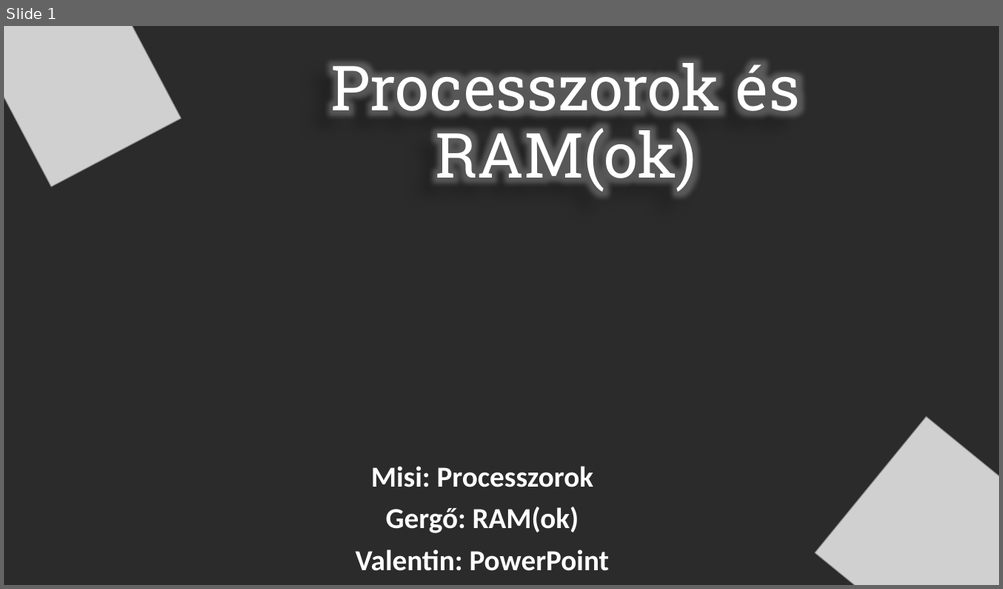
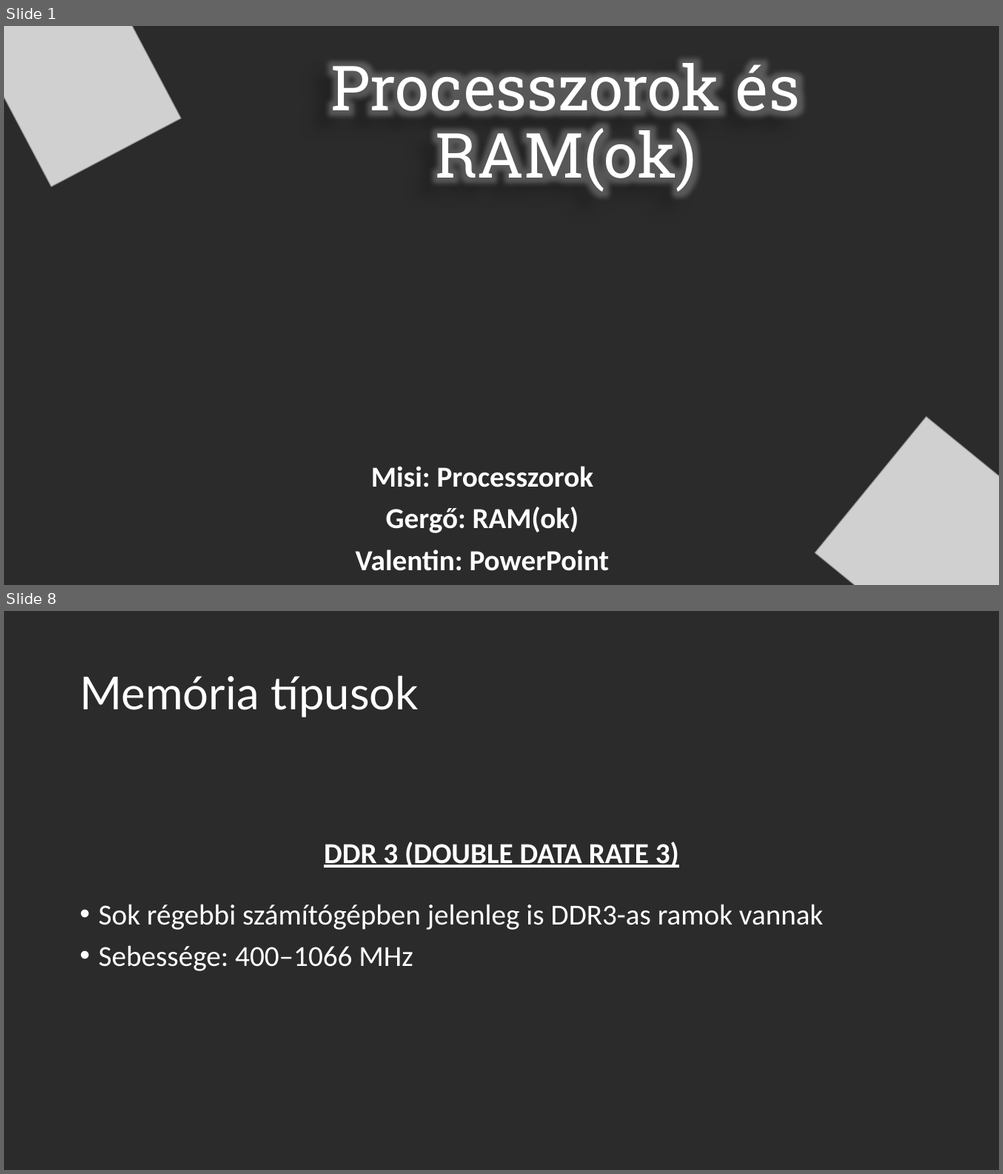
Before and after one commit to OsziMisi/Jozsika, a slide deck: processzor + memoria.pptx. Shown one above the other, each under a label of ours: slide 1 before the commit, slides 1 and 8 after it; the slides between them are not shown. The pictures are 1003x589 and 1003x1174 pixels, drawn with LibreOffice and Linux fonts; fonts in the diff are those of the drawing; grey boxes stand for pictures; background and template pictures are left out; a plain dark background stands for a picture behind light text. Boxes give left, top, right and bottom in pixels: in the first picture for what was removed or moved away, otherwise in the second. Text is boxed around its words. In the diff, an @@ line names an element or a change of style, - is before the commit and + after.

Commit message:
Információk a RAM típusokról 1. felvonás (PPT)

```diff
--- a/processzor + memoria.pptx
+++ b/processzor + memoria.pptx
@@ slide 8 added at (4, 611, 999, 1170), background picture (left out) @@
@@ title added at (79, 675, 418, 718), 44 pt, text #FFFFFF @@
+Memória típusok
@@ text added at (324, 842, 679, 868), 28 pt, text #FFFFFF, bold, underline @@
+DDR 3 (DOUBLE DATA RATE 3)
@@ text added at (99, 904, 823, 971), 28 pt, text #FFFFFF @@
+• Sok régebbi számítógépben jelenleg is DDR3-as ramok vannak
+• Sebessége: 400–1066 MHz
```
Also in this commit, not shown: 7 other slides added.
